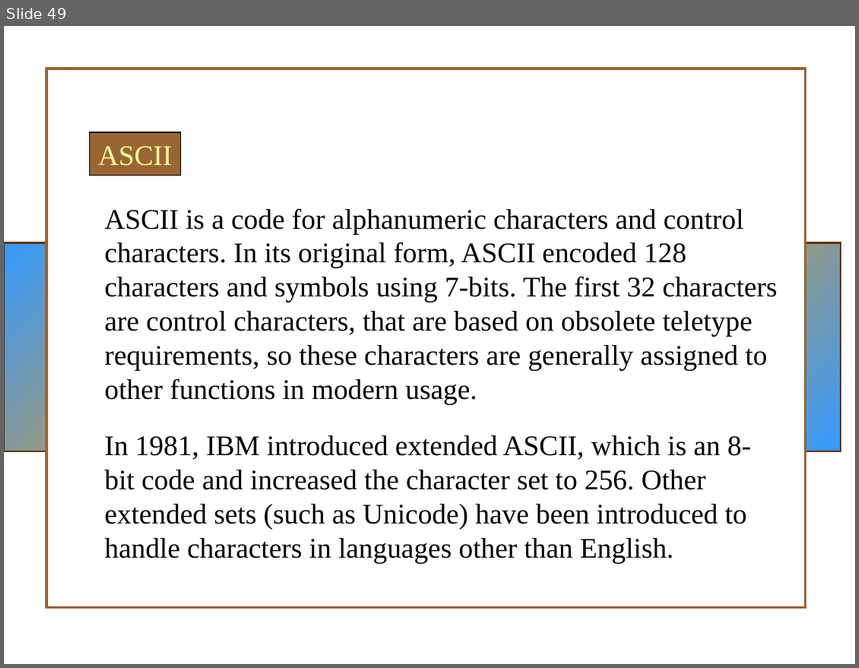
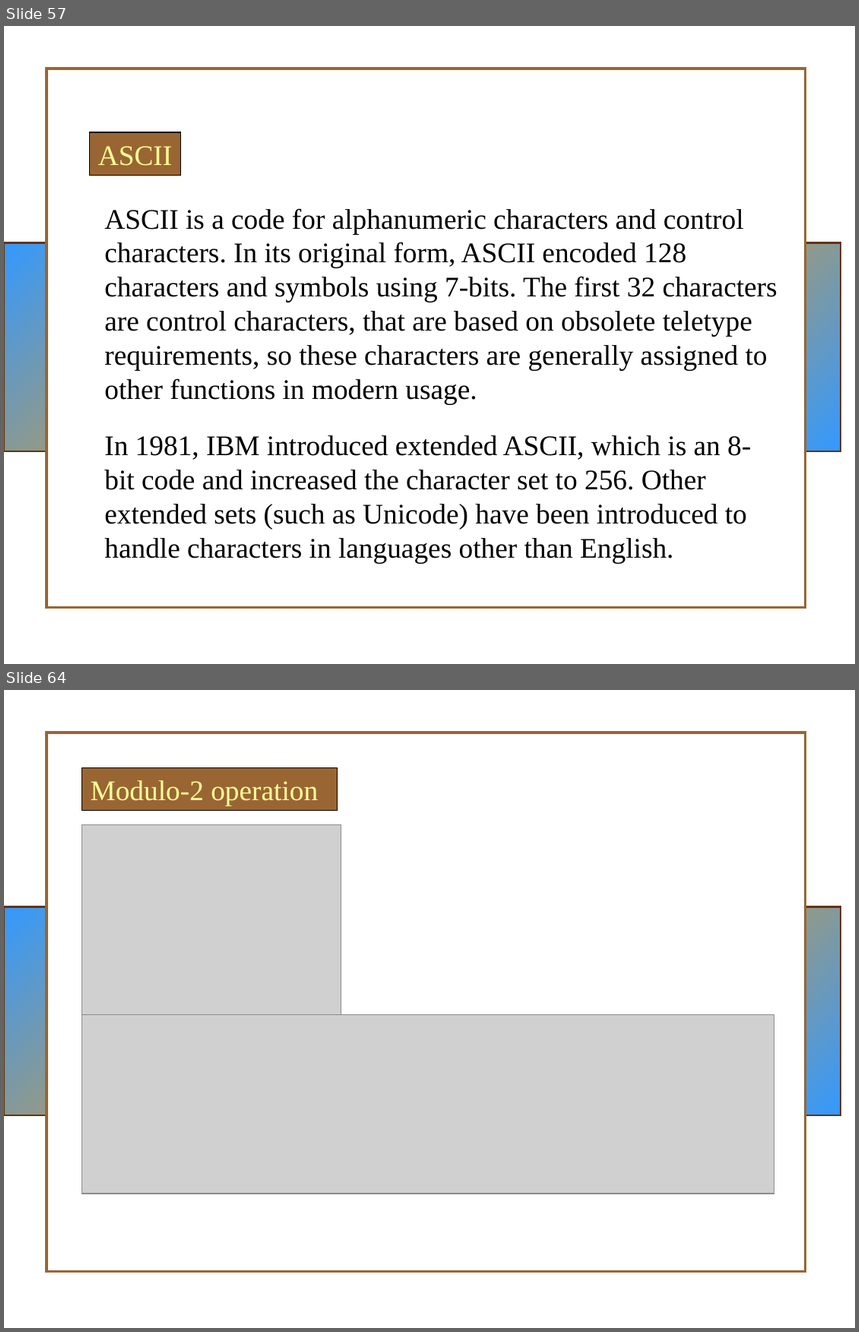
Before and after one commit to huangqy89/dc-2025, a slide deck: static_files/lectures/ch02.ppt. Shown one above the other, each under a label of ours: slide 49 before the commit, slides 57 and 64 after it; the slides between them are not shown. The pictures are 859x668 and 859x1332 pixels, drawn with LibreOffice and Linux fonts; fonts in the diff are those of the drawing; grey boxes stand for pictures; background and template pictures are left out. Boxes give left, top, right and bottom in pixels: in the first picture for what was removed or moved away, otherwise in the second. Text is boxed around its words. In the diff, an @@ line names an element or a change of style, - is before the commit and + after.

```diff
--- a/static_files/lectures/ch02.ppt
+++ b/static_files/lectures/ch02.ppt
@@ slide 64 added at (4,690,855,1328), background picture (left out); not listed: 2 template elements that a slide beside it also shows @@
@@ rectangle added at (82,768,338,811), fill #996633, outline #000000 0.74 pt, 24 pt, text #FFFF99 @@
+Modulo-2 operation
@@ picture added at (82,825,341,1015) @@
@@ picture added at (82,1015,775,1194) @@
@@ what was slide 49 is now slide 57 @@
```
Also in this commit, not shown: 23 slides changed, 14 other slides added, 1 slide removed, 4 other files.
